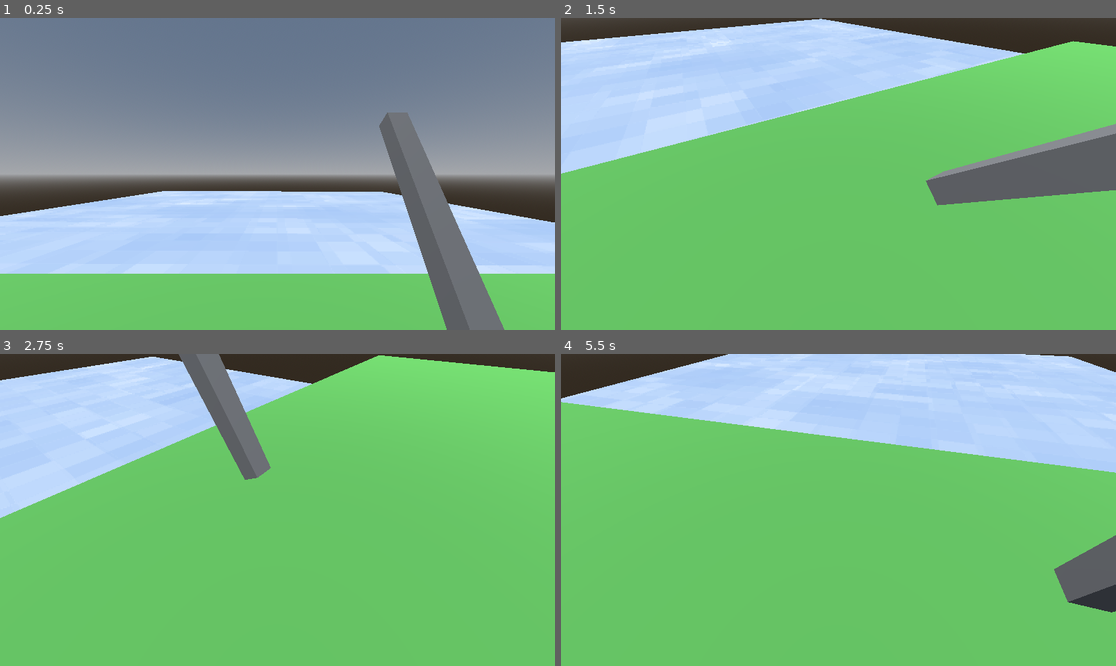
Above: before the commit, frames 1-4 (two rows, left to right).
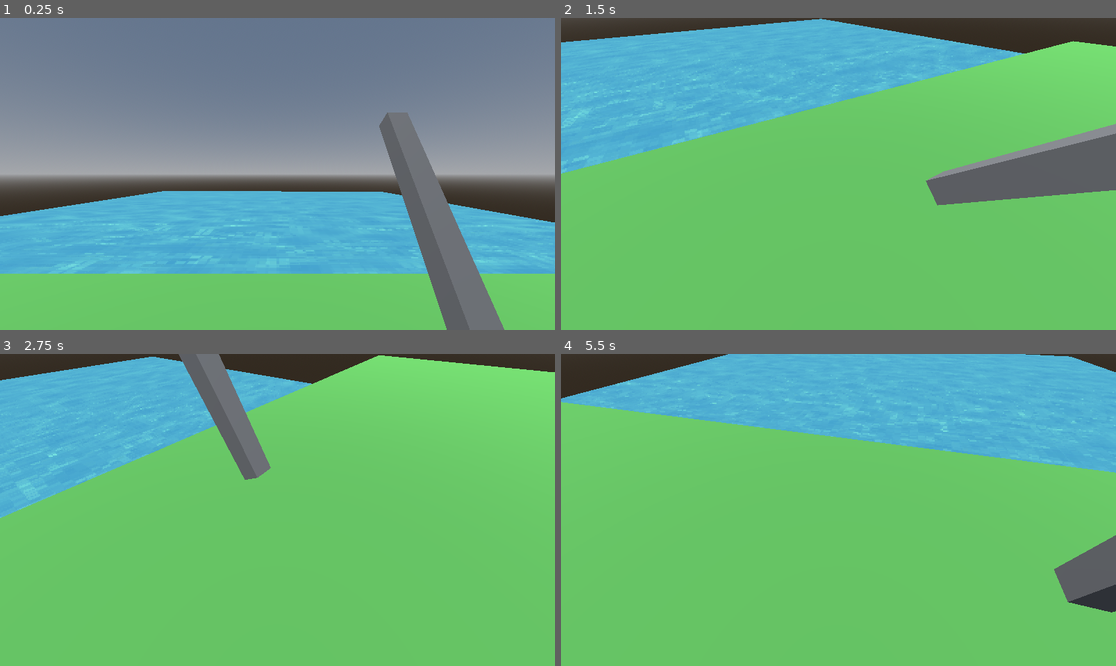
Above: after the commit, the same moments.

Repository: Herodegon/GMTK_2026
Game: Godot game, scene res://scenes/world.tscn
Two runs of this game, one before a commit and one after it. Both use one fixed random seed, a clock stepped at 60 frames per second and the inputs below.
Inputs:
- Up to frame 1 (0.25 s): no input
- Up to frame 2 (1.5 s): hold D (right) 0.53-1.28 s; tap E (interact) at 0.6, 1.35 s; hold S (down) from 1.28 s (still down)
- Up to frame 3 (2.75 s): release S (down) at 2.03 s; hold D (right) from 2.03 s (still down); tap E (interact) at 2.1 s
- Up to frame 4 (5.5 s): release D (right) at 2.78 s; hold W (up) 2.78-3.53 s; tap E (interact) every 0.75 s from 2.85 to 5.1 s; hold A (left) 3.53-5.03 s; hold S (down) from 5.03 s (still down)

The runs differ from the first frame. In frame 1, 22% of the frame differs, in the area x 0-100%, y 55-82%; in frame 2, 22%; in frame 3, 14%; in frame 4, 24%, in the area x 0-100%, y 0-39%.

Commit message:
water texture replacement

Diff:
--- a/scenes/world.tscn
+++ b/scenes/world.tscn
@@ -2,7 +2,7 @@
 
 [ext_resource type="PackedScene" uid="uid://ck5lenyq7mwgt" path="res://scenes/player.tscn" id="1_nnsk1"]
 [ext_resource type="Shader" uid="uid://dk3sqrori0yc6" path="res://assets/shaders/water_shader.gdshader" id="2_rwgxs"]
-[ext_resource type="Texture2D" uid="uid://tlcvb4dk52vw" path="res://assets/sprites/44_128x128.png" id="3_4wyf3"]
+[ext_resource type="Texture2D" uid="uid://ektiiam2i606" path="res://assets/sprites/44_1024x1024.png" id="3_4wyf3"]
 
 [sub_resource type="ProceduralSkyMaterial" id="ProceduralSkyMaterial_rwgxs"]
 
@@ -16,20 +16,20 @@
 [sub_resource type="ShaderMaterial" id="ShaderMaterial_m2va7"]
 render_priority = 0
 shader = ExtResource("2_rwgxs")
-shader_parameter/albedo = Color(0.8509804, 0.8509804, 0.8509804, 1)
+shader_parameter/albedo = Color(0.43968418, 0.8403236, 0.79322916, 1)
 shader_parameter/water_texture1 = ExtResource("3_4wyf3")
 shader_parameter/water_texture2 = ExtResource("3_4wyf3")
 shader_parameter/scroll_speed1 = Vector2(0.05, 0)
 shader_parameter/scroll_speed2 = Vector2(-0.03, 0)
 shader_parameter/blend_factor = 0.5
-shader_parameter/scale1 = Vector2(1, 1)
-shader_parameter/scale2 = Vector2(1, 1)
+shader_parameter/scale1 = Vector2(5, 5)
+shader_parameter/scale2 = Vector2(5, 5)
 shader_parameter/wave_strength = 1.0
 shader_parameter/wave_scale = 0.02
 shader_parameter/pixelation_level = 64
 shader_parameter/FoamSize = 0.5
 shader_parameter/WaterOpacity = 1.0
-shader_parameter/FoamGlowIntensity = 0.5
+shader_parameter/FoamGlowIntensity = 0.0
 
 [sub_resource type="BoxMesh" id="BoxMesh_wnsco"]
 material = SubResource("ShaderMaterial_m2va7")
Binary file added: assets/sprites/44_1024x1024.png
Not shown, added: assets/sprites/44_1024x1024.png.import
